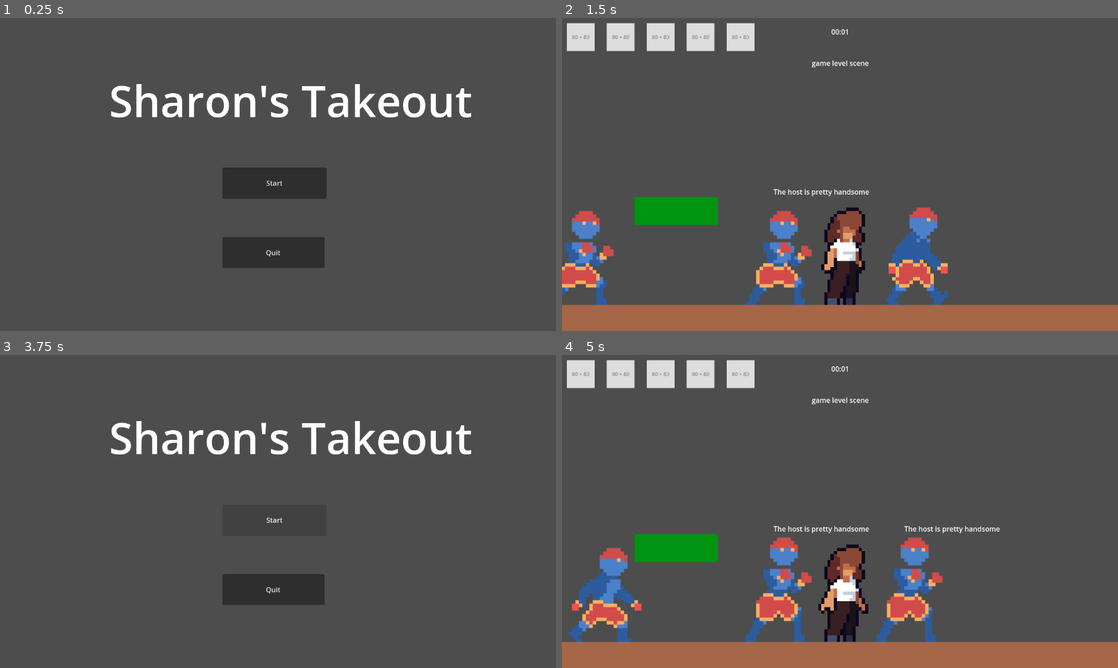
Above: before the commit, frames 1-4 (two rows, left to right).
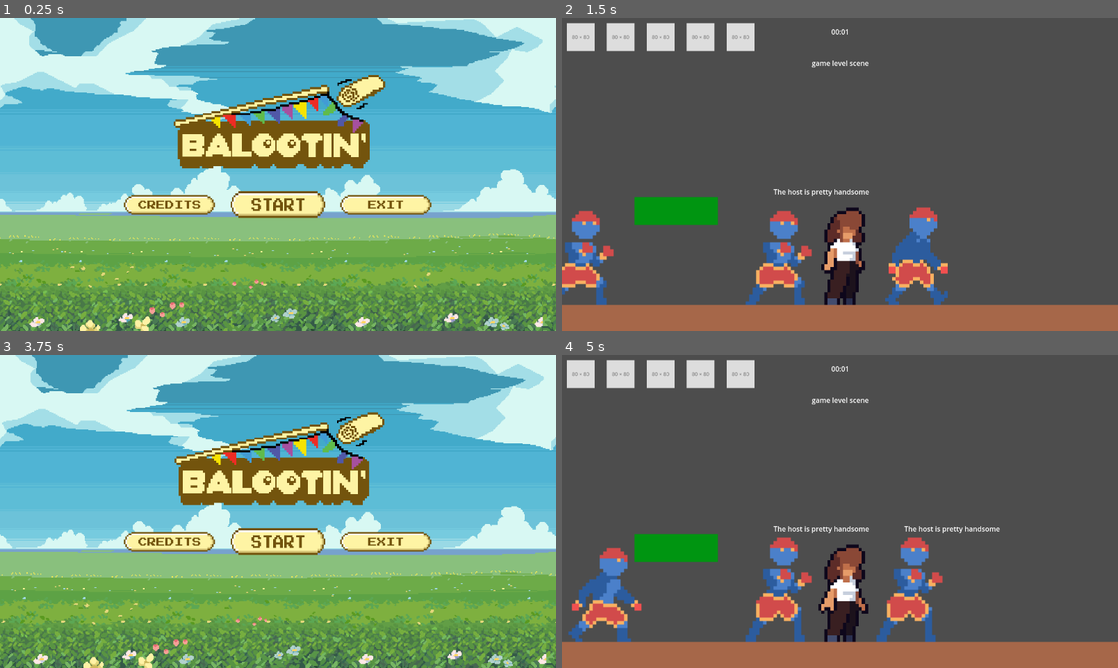
Above: after the commit, the same moments.

Repository: alexgaaranes/coss-gj-2025
Game: Godot game, scene res://levels/menu.tscn
Two runs of this game, one before a commit and one after it. Both use one fixed random seed, a clock stepped at 60 frames per second and the inputs below.
Inputs (mouse positions are in pixels of both pictures, inside the frame that each line leads up to; where the layout moved, square brackets give the same spot in the first picture):
- Up to frame 1 (0.25 s): no input
- Up to frame 2 (1.5 s): click (734, 205) at 0.52 s; click (840, 205) [834, 183] at 1.25 s
- Up to frame 3 (3.75 s): tap Enter (ui_accept) at 2, 2.27, 3.02 s; hold D (move_right) 2.03-2.78 s; tap Space (interact_food) at 2.1, 2.85 s; hold A (move_left) 2.78-3.5 s; click (278, 530) at 3.5 s
- Up to frame 4 (5 s): click (840, 542) [834, 520] at 4.25 s

The runs differ from the first frame. In frame 1, 100% of the frame differs, in the area x 0-100%, y 0-100%; in frame 2, nothing differs; in frame 3, 100%; in frame 4, nothing differs.

Commit message:
feat: Add sprites to menu

Diff:
--- a/levels/menu.tscn
+++ b/levels/menu.tscn
@@ -1,6 +1,12 @@
-[gd_scene load_steps=2 format=3 uid="uid://5hdpe16uptb2"]
+[gd_scene load_steps=8 format=3 uid="uid://5hdpe16uptb2"]
 
 [ext_resource type="Script" uid="uid://c580jk435tvls" path="res://scripts/level/menu.gd" id="1_cnlwo"]
+[ext_resource type="Texture2D" uid="uid://bf2g82gxlbhrs" path="res://assets/ui/start.png" id="2_6nun2"]
+[ext_resource type="Texture2D" uid="uid://c1834i7wtb8bi" path="res://assets/ui/title.png" id="2_gbx6r"]
+[ext_resource type="Script" uid="uid://cnf1sn61h53sb" path="res://scripts/game/title_sprite.gd" id="3_bvm7p"]
+[ext_resource type="Texture2D" uid="uid://w6kmucc6aicl" path="res://assets/ui/credits_button.png" id="3_tbhb4"]
+[ext_resource type="Texture2D" uid="uid://bmkocp443ptnd" path="res://assets/ui/exit_button.png" id="4_sq0xk"]
+[ext_resource type="PackedScene" uid="uid://d24d6ji3uomxb" path="res://scenes/game/menu_parallax.tscn" id="7_tbhb4"]
 
 [node name="Menu" type="Control"]
 layout_mode = 3
@@ -11,30 +17,37 @@
 grow_vertical = 2
 script = ExtResource("1_cnlwo")
 
-[node name="Title_Lbl" type="Label" parent="."]
-layout_mode = 0
-offset_left = 251.0
-offset_top = 121.0
-offset_right = 1087.0
-offset_bottom = 258.0
-theme_override_font_sizes/font_size = 100
-text = "Sharon's Takeout"
+[node name="CenterContainer" type="CenterContainer" parent="."]
+offset_left = 1.0
+offset_top = 139.0
+offset_right = 1279.0
+offset_bottom = 722.0
 
-[node name="Start_Btn" type="Button" parent="."]
-layout_mode = 0
-offset_left = 512.0
-offset_top = 344.0
-offset_right = 752.0
-offset_bottom = 416.0
-text = "Start"
+[node name="HBoxContainer" type="HBoxContainer" parent="CenterContainer"]
+layout_mode = 2
 
-[node name="Quit_Btn" type="Button" parent="."]
-layout_mode = 0
-offset_left = 512.0
-offset_top = 504.0
-offset_right = 747.0
-offset_bottom = 575.0
-text = "Quit"
+[node name="Credits_Btn" type="TextureButton" parent="CenterContainer/HBoxContainer"]
+layout_mode = 2
+texture_normal = ExtResource("3_tbhb4")
 
-[connection signal="pressed" from="Start_Btn" to="." method="_on_start_btn_pressed"]
-[connection signal="pressed" from="Quit_Btn" to="." method="_on_quit_btn_pressed"]
+[node name="Start_Btn" type="TextureButton" parent="CenterContainer/HBoxContainer"]
+custom_minimum_size = Vector2(220, 55)
+layout_mode = 2
+texture_normal = ExtResource("2_6nun2")
+ignore_texture_size = true
+stretch_mode = 0
+
+[node name="Quit_Btn" type="TextureButton" parent="CenterContainer/HBoxContainer"]
+layout_mode = 2
+texture_normal = ExtResource("4_sq0xk")
+
+[node name="Title_Sprite" type="Sprite2D" parent="."]
+position = Vector2(645, 242)
+scale = Vector2(0.6, 0.6)
+texture = ExtResource("2_gbx6r")
+script = ExtResource("3_bvm7p")
+
+[node name="MenuParallax" parent="." instance=ExtResource("7_tbhb4")]
+
+[connection signal="pressed" from="CenterContainer/HBoxContainer/Start_Btn" to="." method="_on_start_btn_pressed"]
+[connection signal="pressed" from="CenterContainer/HBoxContainer/Quit_Btn" to="." method="_on_quit_btn_pressed"]
--- a/project.godot
+++ b/project.godot
@@ -23,6 +23,7 @@
 
 window/size/viewport_width=1280
 window/size/viewport_height=720
+mouse_cursor/custom_image="uid://kqkmtpl8h2yj"
 
 [input]
 
--- /dev/null
+++ b/scenes/game/menu_parallax.tscn
@@ -0,0 +1,45 @@
+[gd_scene load_steps=6 format=3 uid="uid://d24d6ji3uomxb"]
+
+[ext_resource type="Script" uid="uid://d3ip1pqjjatic" path="res://scripts/game/menu_parallax.gd" id="1_5fexx"]
+[ext_resource type="Texture2D" uid="uid://cg8362rugdo8a" path="res://assets/ui/parallax_menu/sky.png" id="2_qta35"]
+[ext_resource type="Texture2D" uid="uid://bxiph17eub42f" path="res://assets/ui/parallax_menu/ground.png" id="3_d22bi"]
+[ext_resource type="Texture2D" uid="uid://dxw63erox8w1n" path="res://assets/ui/parallax_menu/grass.png" id="4_e7dc6"]
+[ext_resource type="Texture2D" uid="uid://d17bf0t4ij2ep" path="res://assets/ui/parallax_menu/cloud.png" id="5_d75p1"]
+
+[node name="MenuParallax" type="ParallaxBackground"]
+script = ExtResource("1_5fexx")
+
+[node name="ParallaxLayer" type="ParallaxLayer" parent="."]
+motion_scale = Vector2(0.2, 1)
+motion_mirroring = Vector2(1275, 0)
+
+[node name="Sky" type="Sprite2D" parent="ParallaxLayer"]
+position = Vector2(640.25, 361.5)
+scale = Vector2(2.22135, 2.25617)
+texture = ExtResource("2_qta35")
+
+[node name="ParallaxLayer2" type="ParallaxLayer" parent="."]
+motion_scale = Vector2(0.6, 1)
+motion_mirroring = Vector2(1275, 0)
+
+[node name="Ground" type="Sprite2D" parent="ParallaxLayer2"]
+position = Vector2(639, 363.5)
+scale = Vector2(2.22569, 2.24383)
+texture = ExtResource("3_d22bi")
+
+[node name="ParallaxLayer3" type="ParallaxLayer" parent="."]
+motion_mirroring = Vector2(1275, 0)
+
+[node name="Grass" type="Sprite2D" parent="ParallaxLayer3"]
+position = Vector2(640, 362.5)
+scale = Vector2(2.22222, 2.26235)
+texture = ExtResource("4_e7dc6")
+
+[node name="ParallaxLayer4" type="ParallaxLayer" parent="."]
+motion_scale = Vector2(0.35, 1)
+motion_mirroring = Vector2(1275, 0)
+
+[node name="Cloud" type="Sprite2D" parent="ParallaxLayer4"]
+position = Vector2(640, 362.5)
+scale = Vector2(2.22222, 2.25)
+texture = ExtResource("5_d75p1")
--- /dev/null
+++ b/scripts/game/menu_parallax.gd
@@ -0,0 +1,11 @@
+extends ParallaxBackground
+
+@export var scrolling_speed = 100
+# Called when the node enters the scene tree for the first time.
+func _ready() -> void:
+	pass # Replace with function body.
+
+
+# Called every frame. 'delta' is the elapsed time since the previous frame.
+func _process(delta: float) -> void:
+	scroll_offset.x -= scrolling_speed * delta
--- /dev/null
+++ b/scripts/game/title_sprite.gd
@@ -0,0 +1,14 @@
+extends Sprite2D
+
+@onready var tween = get_parent().create_tween()
+
+func _ready():
+	loop_animation()
+
+func loop_animation():
+	tween.set_loops()
+	tween.set_trans(Tween.TRANS_SINE)
+	tween.set_ease(Tween.EASE_IN_OUT)
+
+	tween.tween_property(self, "scale", Vector2(0.625, 0.635), 0.5)
+	tween.tween_property(self, "scale", Vector2(0.6, 0.6), 0.5)
Not shown, added: scripts/game/menu_parallax.gd.uid
Not shown, added: scripts/game/title_sprite.gd.uid
